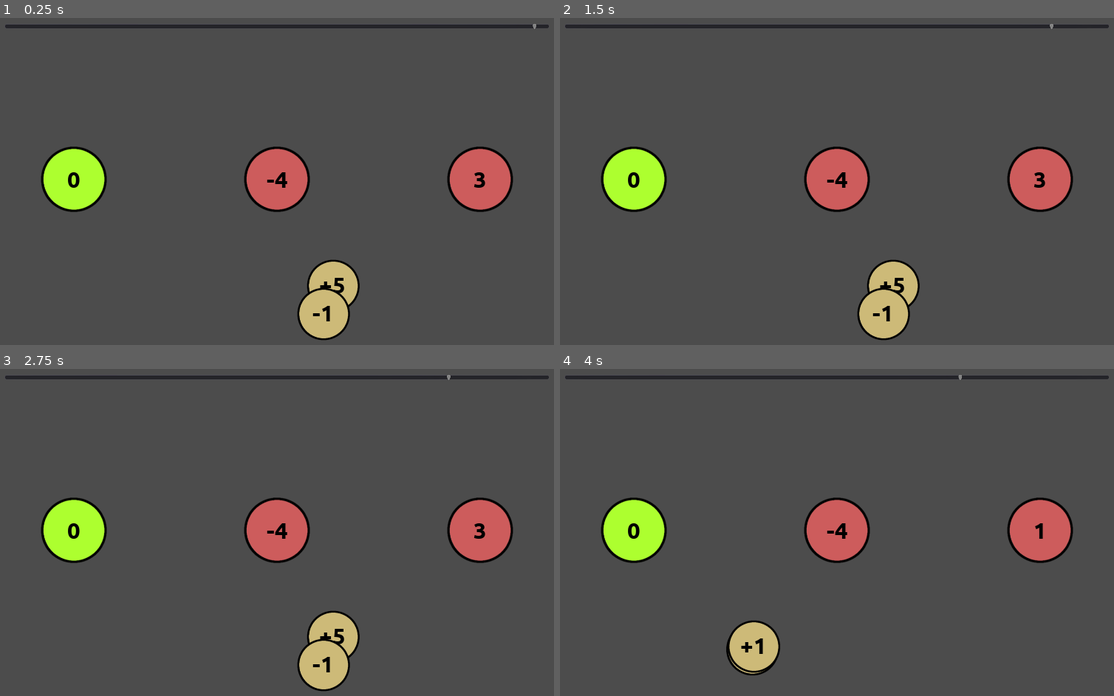
Above: before the commit, frames 1-4 (two rows, left to right).
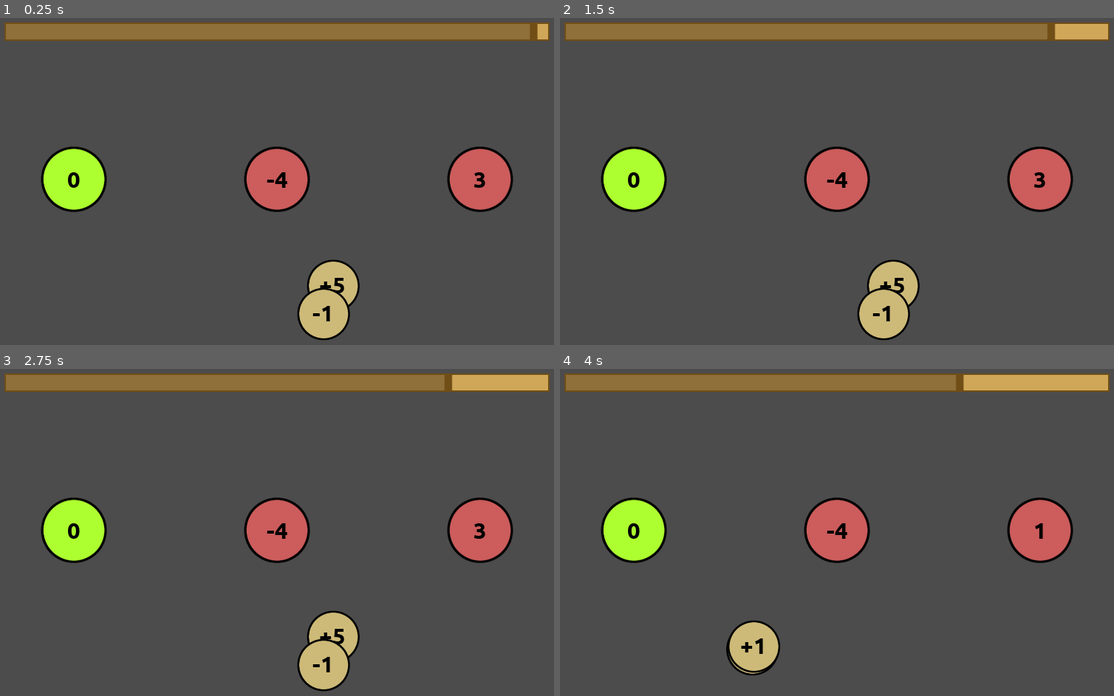
Above: after the commit, the same moments.

Repository: moisesjbc/contando-hasta-100
Game: Godot game, scene res://gameplay/main/main.tscn
Same seed, same stepped clock (60 frames per second), same inputs: the game is played once before the commit and once after it.
Inputs (mouse positions are in pixels of both pictures, inside the frame that each line leads up to):
- Up to frame 1 (0.25 s): no input
- Up to frame 2 (1.5 s): move the mouse to (632, 178) at 0.52 s; click (632, 178) at 0.67 s; tap Enter at 1.25 s; move the mouse to (837, 178) at 1.27 s; click (837, 178) at 1.42 s
- Up to frame 3 (2.75 s): move the mouse to (332, 637) at 2.02 s; click (332, 637) at 2.17 s
- Up to frame 4 (4 s): move the mouse to (1041, 529) at 2.77 s; click (1041, 529) at 2.92 s; move the mouse to (837, 529) at 3.52 s; click (837, 529) at 3.67 s

The runs differ from the first frame. In frame 1, 5.6% of the frame differs, in the area x 0-100%, y 1-7%; in frame 2, 5.6%; in frame 3, 5.6%; in frame 4, 5.6%.

Commit message:
Add styles to time_bar

Diff:
--- a/godot-project/gameplay/gui/time_bar/time_bar.tscn
+++ b/godot-project/gameplay/gui/time_bar/time_bar.tscn
@@ -1,6 +1,35 @@
-[gd_scene load_steps=2 format=2]
+[gd_scene load_steps=6 format=2]
 
 [ext_resource path="res://gameplay/gui/time_bar/time_bar.gd" type="Script" id=1]
+[ext_resource path="res://gameplay/gui/time_bar/time_bar_icon.png" type="Texture" id=2]
+
+[sub_resource type="StyleBoxFlat" id=1]
+content_margin_left = 5.0
+content_margin_right = 5.0
+content_margin_top = 20.0
+content_margin_bottom = 20.0
+bg_color = Color( 0.815686, 0.654902, 0.345098, 1 )
+border_width_left = 3
+border_width_top = 3
+border_width_right = 3
+border_width_bottom = 3
+border_color = Color( 0.439216, 0.305882, 0.0862745, 1 )
+
+[sub_resource type="StyleBoxFlat" id=3]
+bg_color = Color( 0.560784, 0.435294, 0.227451, 1 )
+border_width_left = 3
+border_width_top = 3
+border_width_right = 3
+border_width_bottom = 3
+border_color = Color( 0.439216, 0.305882, 0.0862745, 1 )
+
+[sub_resource type="StyleBoxFlat" id=2]
+bg_color = Color( 0.560784, 0.435294, 0.227451, 1 )
+border_width_left = 3
+border_width_top = 3
+border_width_right = 3
+border_width_bottom = 3
+border_color = Color( 0.439216, 0.305882, 0.0862745, 1 )
 
 [node name="time_bar" type="HSlider"]
 margin_left = 50.0
@@ -8,4 +37,10 @@
 margin_right = 1230.0
 margin_bottom = 26.0
 size_flags_horizontal = 3
+custom_icons/grabber_highlight = ExtResource( 2 )
+custom_icons/grabber = ExtResource( 2 )
+custom_styles/slider = SubResource( 1 )
+custom_styles/grabber_area_highlight = SubResource( 3 )
+custom_styles/grabber_area = SubResource( 2 )
+value = 75.0
 script = ExtResource( 1 )
Binary file added: godot-project/gameplay/gui/time_bar/time_bar_icon.png
Not shown, added: godot-project/gameplay/gui/time_bar/time_bar_icon.png.import
Not shown, added: design/time_bar_icon.xcf
